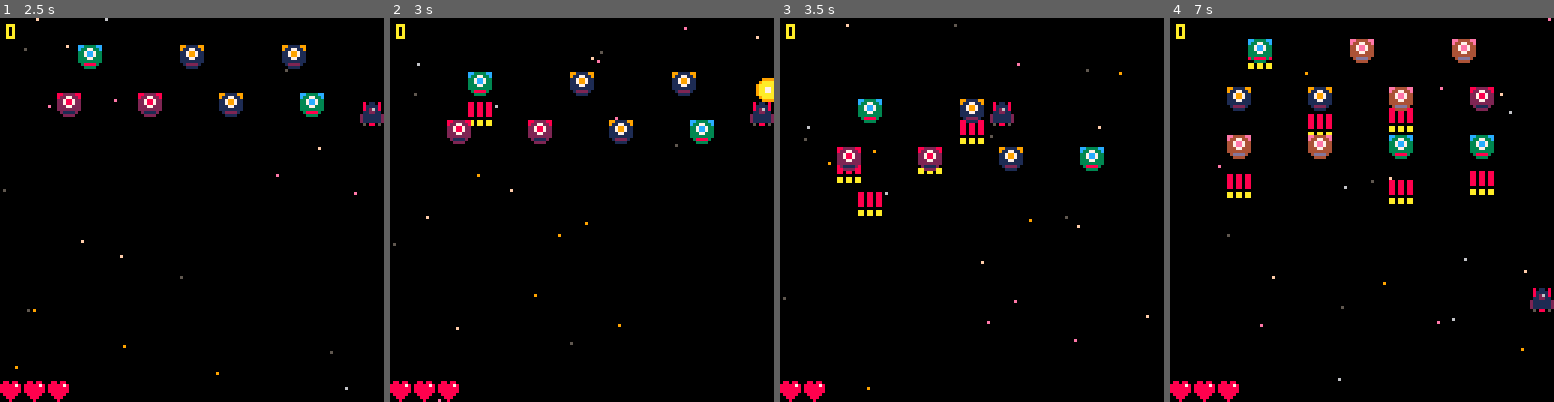
Above: before the commit, frames 1-4 (left to right).
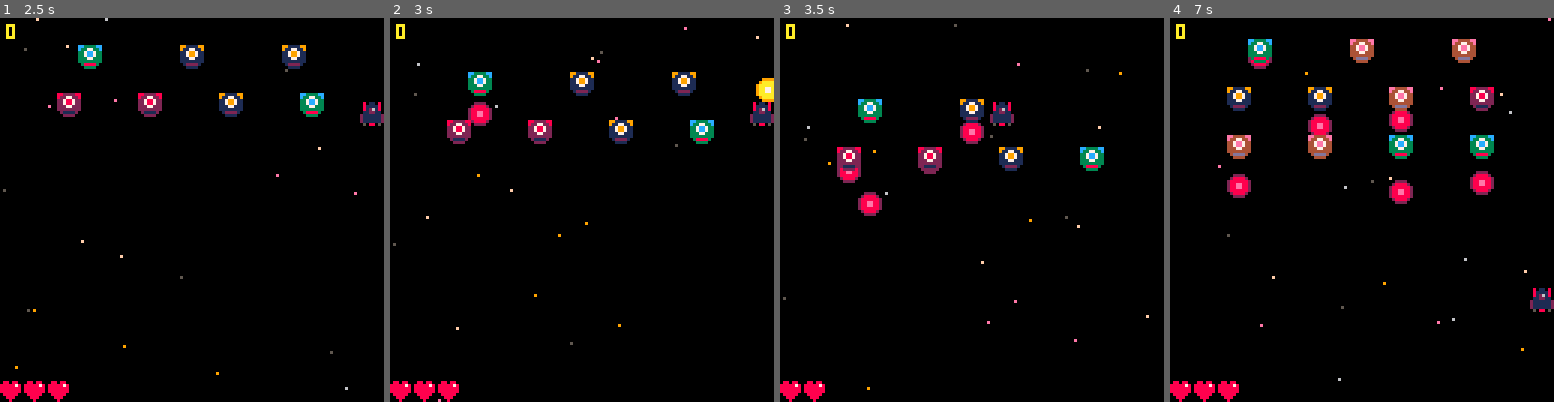
Above: after the commit, the same moments.

Repository: dotmobo/shoot-the-moon
Game: PICO-8 cartridge shooter.p8
The game is run twice, just before and just after one commit, with the same random seed, the same clock (stepped at 60 frames per second) and the same inputs.
Inputs:
- Up to frame 1 (2.5 s): tap X (X key) at 0.33, 1.07, 1.85 s; tap O (Z key) at 0.7, 1.7, 2.1 s; hold Right 1.6-2.1 s; hold Up 2.15-2.42 s; hold Right from 2.47 s (still down)
- Up to frame 2 (3 s): keep holding Right; tap O (Z key) at 2.5, 2.9 s; tap X (X key) at 2.97 s
- Up to frame 3 (3.5 s): release Right at 3.03 s; hold Left from 3.08 s (still down); tap O (Z key) at 3.3 s
- Up to frame 4 (7 s): release Left at 3.58 s; hold Down 3.63-3.97 s; tap O (Z key) every 0.4 s from 3.7 to 6.9 s; hold Right 4.02-4.68 s; tap X (X key) at 4.08, 5.2, 6.32 s; hold Up 4.73-5.03 s; hold Left 5.08-5.68 s; hold Down 5.73-6.03 s; hold Right 6.08-6.58 s; hold Right from 6.63 s (still down)

Frame 1 is identical in both runs. In frame 2, 0.3% of the frame differs, in the area x 20-27%, y 21-29%; in frame 3, 0.9%; in frame 4, 1.7%, in the area x 14-85%, y 10-49%.

Commit message:
add music

Diff:
--- a/shooter.p8
+++ b/shooter.p8
@@ -14,9 +14,14 @@
 	create_stars()
 	score=0
 	state=0
+	music_start=false
 end
 
 function update_game()
+ if not music_start then
+ 	music(0)
+ 	music_start=true
+ end
 	update_player()
 	update_stars()
 	update_bullets()
@@ -291,6 +296,10 @@
 -- game over
 function update_gameover()
 	if (btn(🅾️)) _init()
+	if music_start then
+		music_start=false
+		music(-1)
+	end
 end
 
 function draw_gameover()
@@ -369,7 +378,8 @@
 	new_bullet={
 		x=e.x,
 		y=e.y;
-		speed=1
+		speed=1,
+		type=18
 	}
 	add(enemies_bullets, new_bullet)
 	sfx(0)
@@ -386,7 +396,7 @@
 
 function draw_enemies_bullets()
 	for b in all(enemies_bullets) do
-		spr(18,b.x,b.y)
+		spr(b.type,b.x,b.y)
 	end
 end
 __gfx__
@@ -398,14 +408,14 @@
 08888800211111129aaaaaa922222222000066666666665555555555555500000000000000000000000000000000000000000000000000000000000000000000
 008880002111111209aaaa9002111120000666666556665555555000555550000000000000000000000000000000000000000000000000000000000000000000
 00080000050880500099990000222200006666666556665555550000055555000000000000000000000000000000000000000000000000000000000000000000
-00000000000000008808808899111199006666666666655555500000005555000000000000000000000000000000000000000000000000000000000000000000
-00000000000000008808808891177119066556666666655555500000005555500000000000000000000000000000000000000000000000000000000000000000
-00000000000000008808808811799711066556666666655555500000005555500000000000000000000000000000000000000000000000000000000000000000
-00000000000000008808808811799711066666666666655555550000055555500000000000000000000000000000000000000000000000000000000000000000
-00000000000000008808808811177111666666666666655555555000555555550000000000000000000000000000000000000000000000000000000000000000
-00000000000000000000000011111111666666666666655005555555555555550000000000000000000000000000000000000000000000000000000000000000
-0000000000000000aa0aa0aa01222210666665556666655005555555555005550000000000000000000000000000000000000000000000000000000000000000
-0000000000000000aa0aa0aa00111100666555555566655555555555555005550000000000000000000000000000000000000000000000000000000000000000
+00000000000000000022220099111199006666666666655555500000005555000000000000000000000000000000000000000000000000000000000000000000
+00000000000000000288882091177119066556666666655555500000005555500000000000000000000000000000000000000000000000000000000000000000
+00000000000000002888888211799711066556666666655555500000005555500000000000000000000000000000000000000000000000000000000000000000
+0000000000000000288ee88211799711066666666666655555550000055555500000000000000000000000000000000000000000000000000000000000000000
+0000000000000000288ee88211177111666666666666655555555000555555550000000000000000000000000000000000000000000000000000000000000000
+00000000000000002888888211111111666666666666655005555555555555550000000000000000000000000000000000000000000000000000000000000000
+00000000000000000288882001222210666665556666655005555555555005550000000000000000000000000000000000000000000000000000000000000000
+00000000000000000022220000111100666555555566655555555555555005550000000000000000000000000000000000000000000000000000000000000000
 000000000000000000000000cc3333cc666555555566655555555555555555550000000000000000000000000000000000000000000000000000000000000000
 000000000000000000000000c337733c665555555556655555555555555555550000000000000000000000000000000000000000000000000000000000000000
 000000000000000000000000337cc733665555555556655555555000055555550000000000000000000000000000000000000000000000000000000000000000
Not shown, changed: the music (__music__) section of shooter.p8
Not shown, changed: the sound effects (__sfx__) section of shooter.p8
